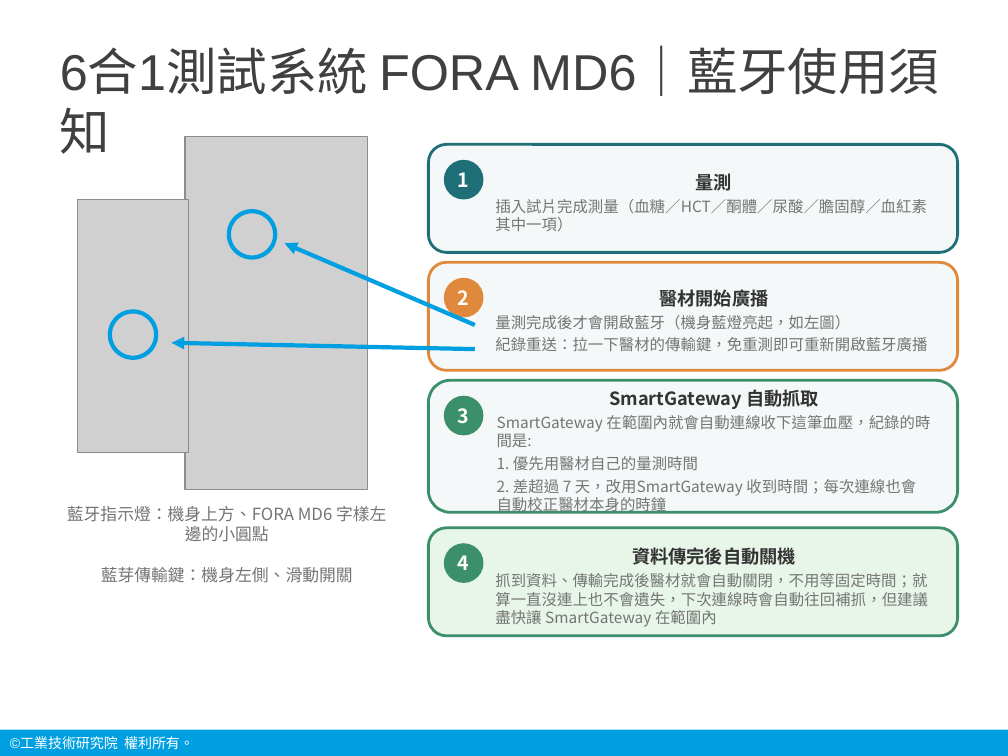
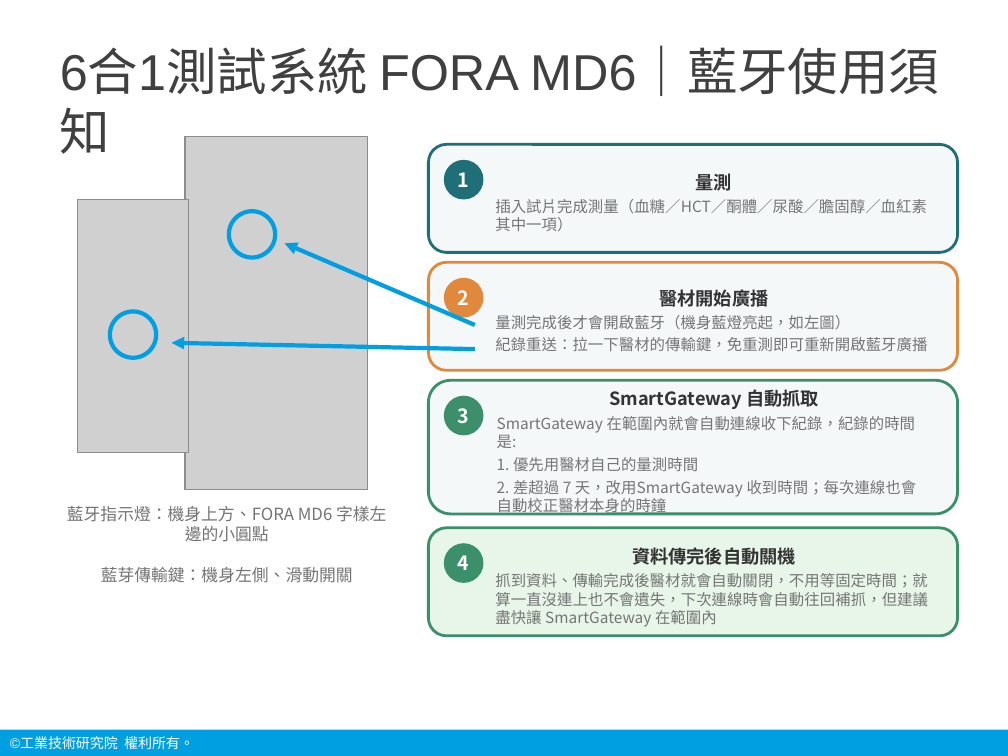
Before and after one commit to chanwunkong/pico-vitals-gateway, a slide deck: slide 19 of 說明/生理訊號中繼裝置_操作說明_20260908.pptx. Drawn at 1008x756 pixels with LibreOffice and Linux fonts; fonts in the diff are those of the drawing; grey boxes stand for pictures; background and template pictures are left out. Boxes give left, top, right and bottom in pixels: in the first picture for what was removed or moved away, otherwise in the second. Text is boxed around its words. In the diff, an @@ line names an element or a change of style, - is before the commit and + after.

```diff
--- a/說明/生理訊號中繼裝置_操作說明_20260908.pptx
+++ b/說明/生理訊號中繼裝置_操作說明_20260908.pptx
@@ text in rounded rectangle at bbox=[497, 416, 916, 448]: text changed @@
-SmartGateway 在範圍內就會自動連線收下這筆血壓，紀錄的時間是:
+SmartGateway 在範圍內就會自動連線收下紀錄，紀錄的時間是:
```
Also in this commit, not shown: 4 other slides changed, 3 slides added, 8 other files.
